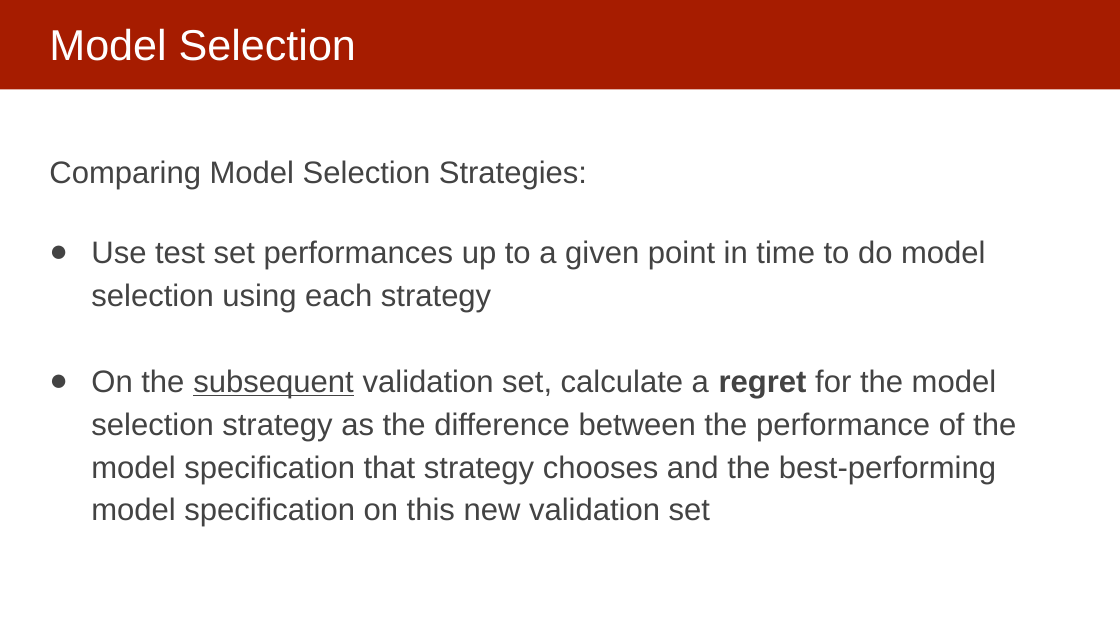
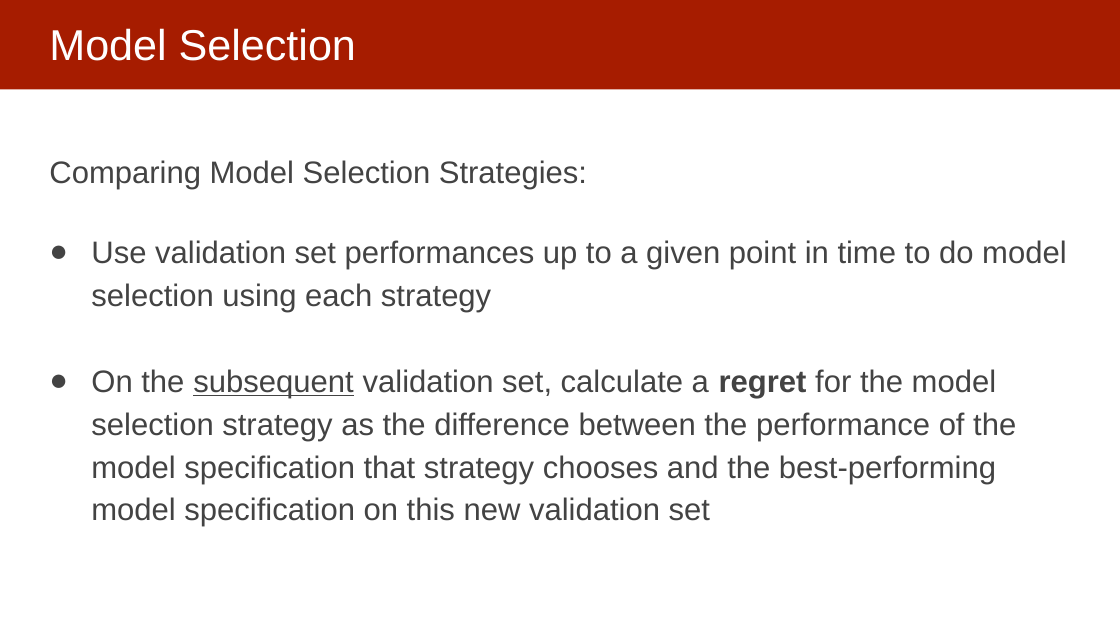
Before and after one commit to dssg/mlforpublicpolicylab, a slide deck: slide 13 of 08 - Recap and Check-In/Model Selection and Recap.pptx. Drawn at 1120x630 pixels with LibreOffice and Linux fonts; fonts in the diff are those of the drawing. Boxes give left, top, right and bottom in pixels: in the first picture for what was removed or moved away, otherwise in the second. Text is boxed around its words. In the diff, an @@ line names an element or a change of style, - is before the commit and + after.

```diff
--- a/08 - Recap and Check-In/Model Selection and Recap.pptx
+++ b/08 - Recap and Check-In/Model Selection and Recap.pptx
@@ text at [91, 240, 1066, 312]: text changed @@
-● Use test set performances up to a given point in time to do model selection using each strategy
+● Use validation set performances up to a given point in time to do model selection using each strategy
```
Also in this commit, not shown: 2 other slides changed.
